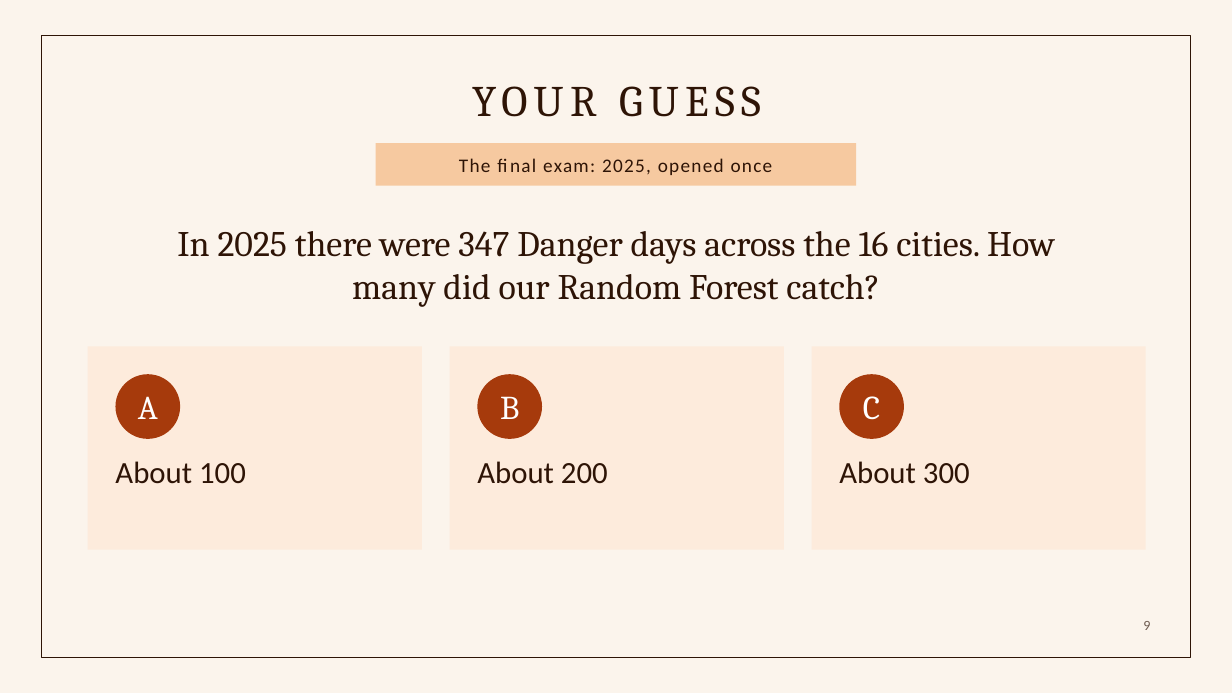
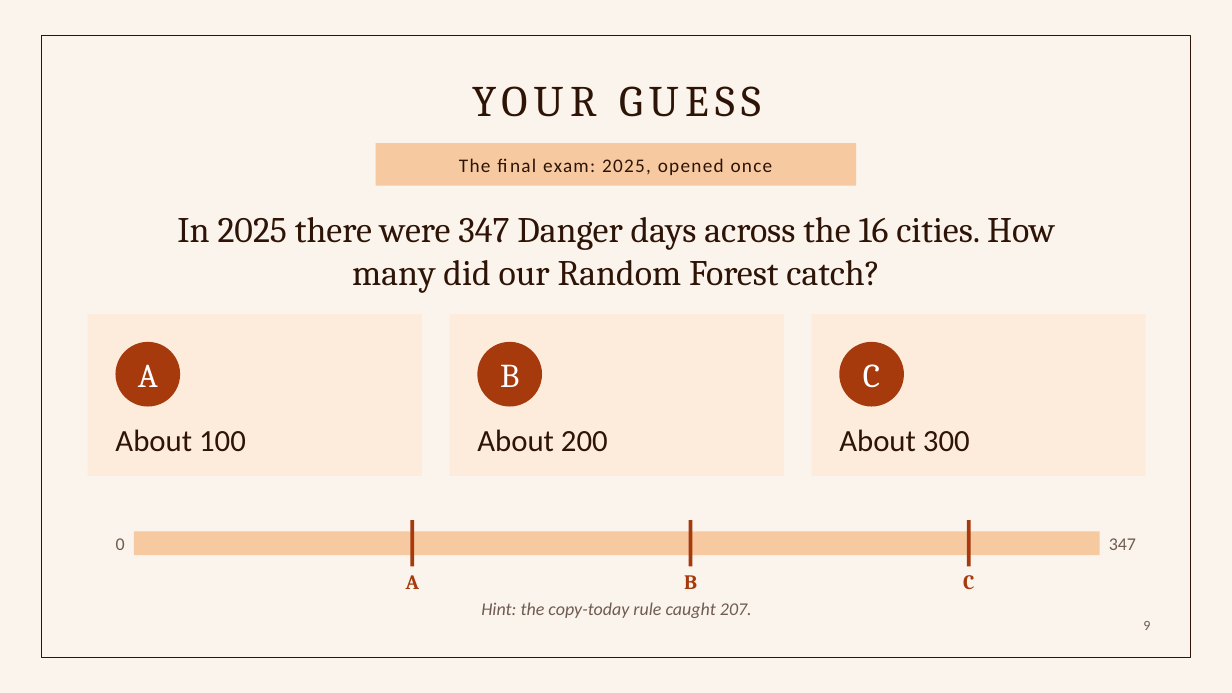
Before and after one commit to keyyum/heatcast-ncr-simple, a slide deck: slide 9 of presentation/HeatCast_NCR_Presentation.pptx. Drawn at 1232x693 pixels with LibreOffice and Linux fonts; fonts in the diff are those of the drawing. Boxes give left, top, right and bottom in pixels: in the first picture for what was removed or moved away, otherwise in the second. Text is boxed around its words. In the diff, an @@ line names an element or a change of style, - is before the commit and + after.

```diff
--- a/presentation/HeatCast_NCR_Presentation.pptx
+++ b/presentation/HeatCast_NCR_Presentation.pptx
@@ text "In 2025 there were 347 ...": place and size @@
-text "In 2025 there were 347 ..." at [177, 231, 1055, 307]
+text "In 2025 there were 347 ..." at [177, 217, 1055, 293]
@@ rectangle: place and size @@
-rectangle at [88, 347, 422, 550]
+rectangle at [88, 314, 422, 476]
@@ rectangle: place and size @@
-rectangle at [450, 347, 785, 550]
+rectangle at [450, 314, 785, 476]
@@ rectangle: place and size @@
-rectangle at [811, 347, 1146, 550]
+rectangle at [811, 314, 1146, 476]
@@ 3 texts, 3 ellipses: place and size @@
-3 texts, 3 ellipses at [116, 374, 904, 439]
+3 texts, 3 ellipses at [116, 342, 904, 407]
@@ text "About 100": place and size @@
-text "About 100" at [115, 461, 246, 484]
+text "About 100" at [115, 429, 246, 452]
@@ text "About 200": place and size @@
-text "About 200" at [477, 461, 608, 484]
+text "About 200" at [477, 429, 608, 452]
@@ text "About 300": place and size @@
-text "About 300" at [839, 461, 970, 484]
+text "About 300" at [839, 429, 970, 452]
@@ text added at [116, 538, 125, 550], 14 pt, text #6F5C51 @@
+0
@@ rectangle added at [134, 531, 1100, 555], fill #F6C9A0 @@
@@ rectangle added at [410, 520, 414, 567], fill #A63A0C @@
@@ rectangle added at [689, 520, 692, 567], fill #A63A0C @@
@@ rectangle added at [967, 520, 970, 567], fill #A63A0C @@
@@ text added at [1109, 538, 1136, 550], 14 pt, text #6F5C51 @@
+347
@@ text added at [406, 575, 419, 589], 16 pt, text #A63A0C, bold @@
+A
@@ text added at [684, 575, 697, 589], 16 pt, text #A63A0C, bold @@
+B
@@ text added at [963, 575, 974, 589], 16 pt, text #A63A0C, bold @@
+C
@@ text added at [481, 602, 752, 618], 14 pt, text #6F5C51, italic @@
+Hint: the copy-today rule caught 207.
```
Also in this commit, not shown: 5 other slides changed, 13 other files.
